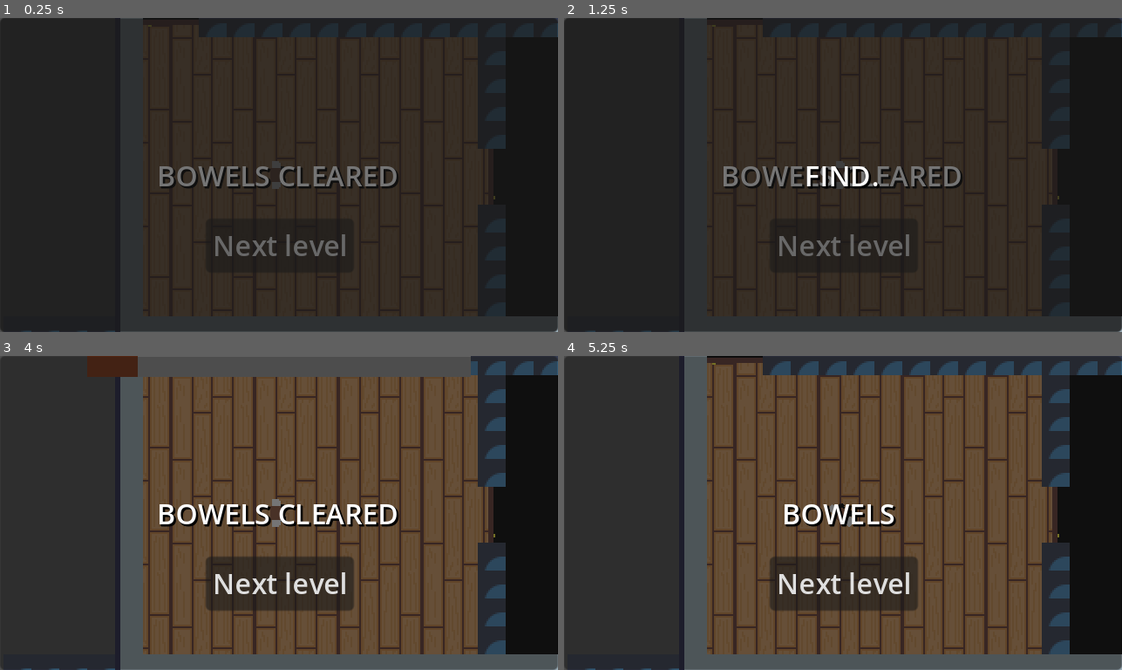
Above: before the commit, frames 1-4 (two rows, left to right).
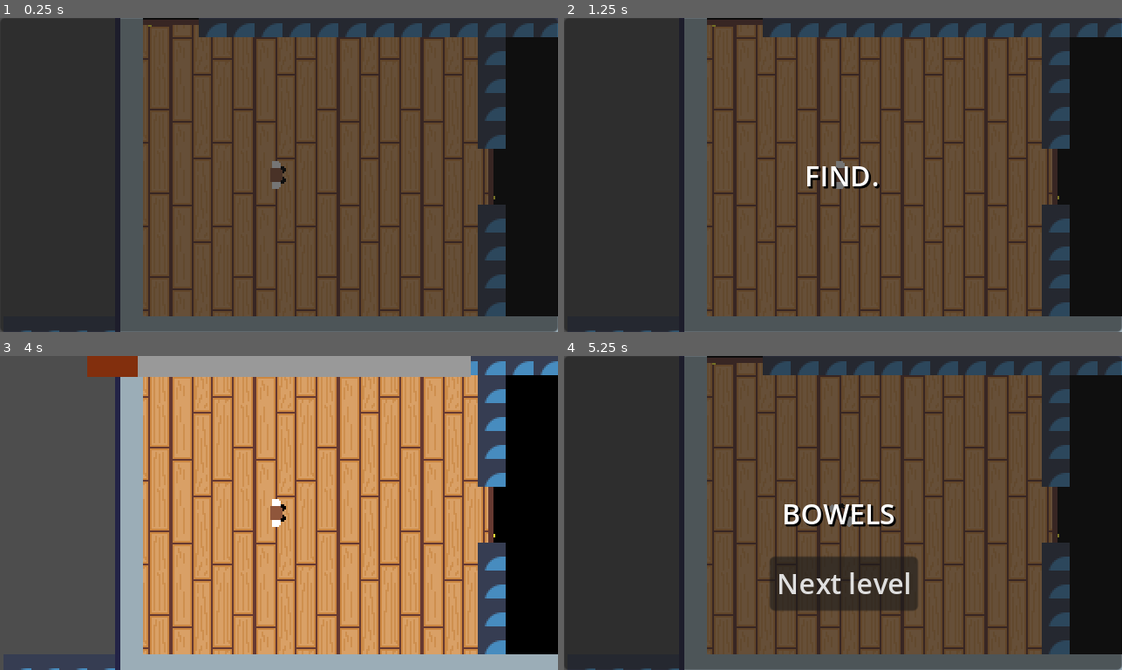
Above: after the commit, the same moments.

Repository: Access547/UWE-Game-Jam
Game: Godot game, scene res://Scenes/House.tscn
Same seed, same stepped clock (60 frames per second), same inputs: the game is played once before the commit and once after it. The engine's default icon, where the game draws it, is replaced by a stand-in: a white triangle on a blue panel in a dark square. Sound files missing from this copy of the repository are replaced by a short silence.
Inputs (mouse positions are in pixels of both pictures, inside the frame that each line leads up to):
- Up to frame 1 (0.25 s): no input
- Up to frame 2 (1.25 s): click (843, 244) at 0.5 s, where only the run before the commit has a clickable "Next level"
- Up to frame 3 (4 s): click (279, 582) at 1.25 s, where only the run before the commit has a clickable "Next level"; tap Enter at 2, 3.5 s; move the mouse to (401, 497) at 2.02 s; hold D (move_right) 2.03-2.78 s; click (401, 497) at 2.1 s; tap Space (shit) at 2.75, 2.85 s; move the mouse to (167, 528) at 2.77 s; hold S (move_down) 2.78-3.53 s; move the mouse to (334, 443) at 3.52 s; hold D (move_right) from 3.53 s (still down); click (334, 443) at 3.6 s
- Up to frame 4 (5.25 s): move the mouse to (815, 575) at 4.27 s; release D (move_right) at 4.28 s; hold W (move_up) 4.28-5.03 s; tap Space (shit) at 4.35, 5 s; move the mouse to (1010, 560) at 5.02 s; hold A (move_left) from 5.03 s (still down); click (1010, 560) at 5.1 s

The runs differ from the first frame. In frame 1, 59% of the frame differs, in the area x 4-100%, y 0-100%; in frame 2, 58%; in frame 3, 91%, in the area x 0-100%, y 0-100%; in frame 4, nothing differs.

Commit message:
dwa
dwa

Diff:
--- a/Scenes/House.tscn
+++ b/Scenes/House.tscn
@@ -690,9 +690,6 @@
 toilet = NodePath("../Toilet")
 level = "res://Scenes/House level.tscn"
 
-[node name="youWin" parent="Character/HUD" index="2"]
-visible = true
-
 [node name="RichTextLabel" parent="Character/HUD/youWin" index="0"]
 visible_characters = -1
 visible_ratio = 1.0
